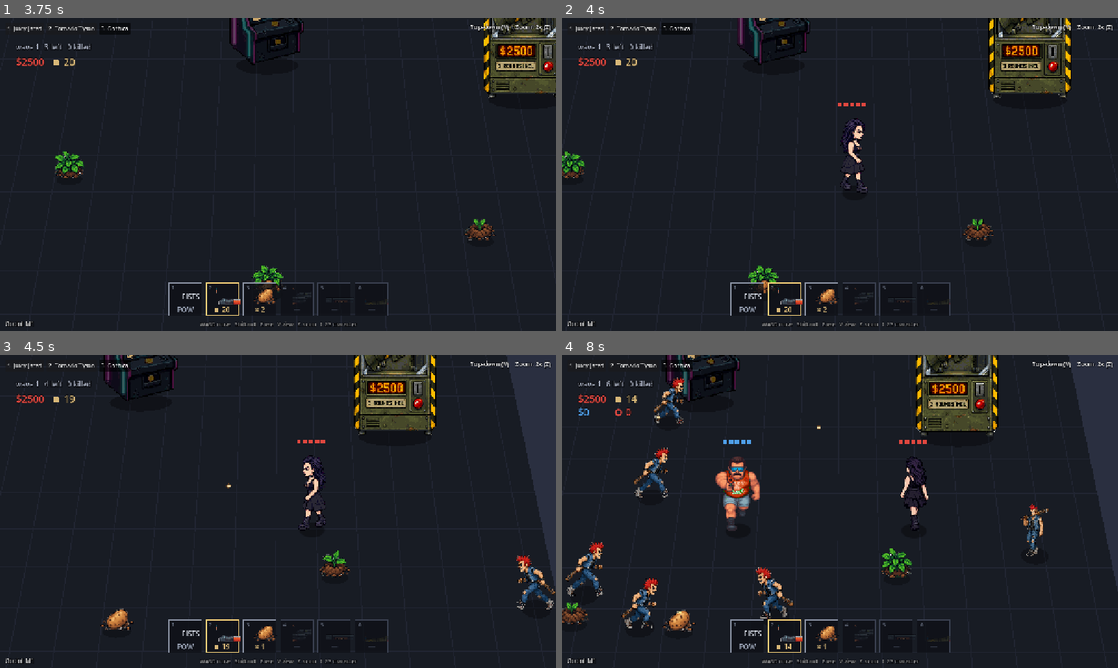
Above: before the commit, frames 1-4 (two rows, left to right).
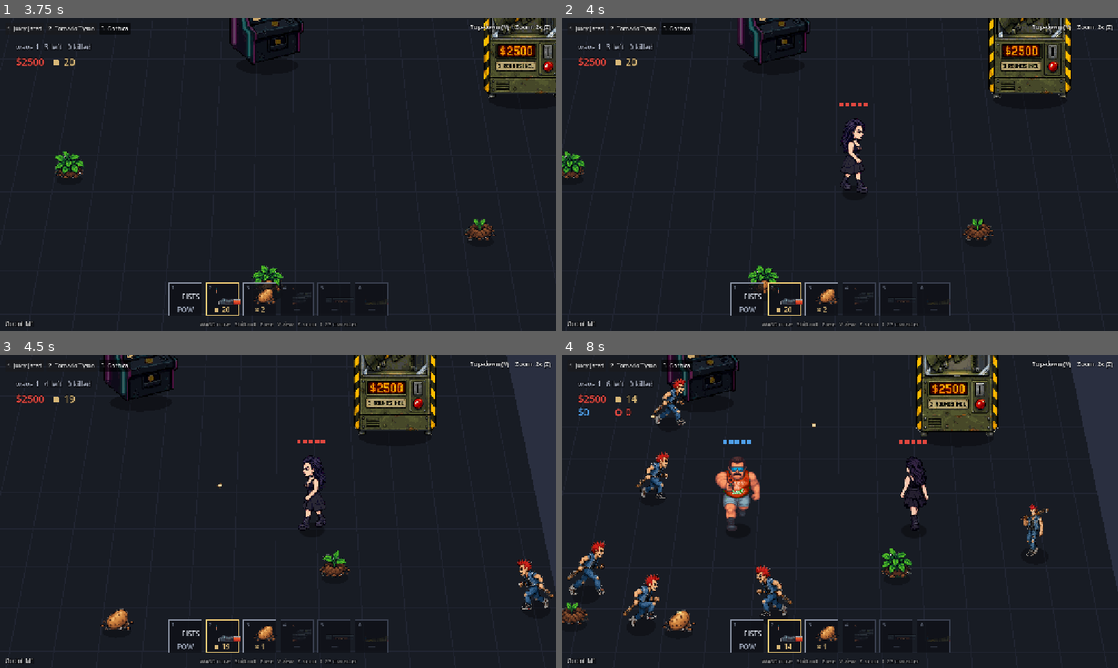
Above: after the commit, the same moments.

Repository: eflare17/Smashed-tv
Game: Godot game, scene res://test/combat/carry_test.tscn
Two runs of this game, one before a commit and one after it. Both use one fixed random seed, a clock stepped at 60 frames per second and the inputs below. This scene is started directly instead of the project's main scene.
Inputs (mouse positions are in pixels of both pictures, inside the frame that each line leads up to):
- Up to frame 1 (3.75 s): click "Start (Enter)" at 0.5 s; click "1 Juicy Jared" at 1.25 s; click "2 Tornado Tyson" at 2 s; click "3 Gothica" at 2.75 s; tap Enter (start_run) at 3.5 s; move the mouse to (400, 158) at 3.52 s; hold D (move_right) from 3.53 s (still down); hold Shift (roll) from 3.53 s (still down); click (400, 158) at 3.67 s
- Up to frame 2 (4 s): keep holding D (move_right); keep holding Shift (roll); tap Space at 3.77 s; tap Enter (start_run) at 3.8 s
- Up to frame 3 (4.5 s): release D (move_right) at 4.25 s; release Shift (roll) at 4.25 s; drag from (166, 527) to (250, 574) at 4.27 s
- Up to frame 4 (8 s): move the mouse to (895, 442) at 5.02 s; hold D (move_right) 5.03-5.75 s; hold Ctrl 5.03-5.75 s; tap Keypad Enter at 5.3 s; drag from (812, 574) to (673, 464) at 5.77 s; move the mouse to (1006, 558) at 6.52 s; hold A (move_left) 6.53-7.25 s; hold P (add_player) 6.53-7.25 s; tap Space at 6.77 s; tap Enter (start_run) at 6.8 s; drag from (673, 464) to (756, 433) at 7.27 s

Frame 1 is identical in both runs. In frame 2, less than 0.1% of the frame differs, in the area x 49-55%, y 27-29%; in frame 3, 0.6%; in frame 4, 3.1%, in the area x 0-87%, y 0-88%.
Error in both runs: Invalid access to property or key 'x' on a base object of type 'Nil'. (res://test/combat/carry_test.gd:47)

Commit message:
Fighting: review fixes - first-person look in a run (arrows, right stick), the pose no longer flickers with a weapon sheet, player 2 animates and is sucked into the bonus room, top-down during the secret, views draw after the sim step, character changes reach the sim, start of a run clears a wind-up, player 2's roll keys safe on the web, debug keys only with ?fight=keys
Co-Authored-By: Claude Opus 5.5 <noreply@anthropic.com>
Claude-Session: https://claude.ai/code/session_01Ly2D1peU8QYdXb4hDvitVZ

Diff:
--- a/godot/scripts/combat/fight.gd
+++ b/godot/scripts/combat/fight.gd
@@ -57,9 +57,9 @@
 var _hp_seen := 5.0
 var _last_spin := false
 var _log_t := 0.0
-var _secret_scale := 1.0
-var _secret_hidden := false
-var _secret_tumble := false
+var _sec_state: Dictionary = {}        # player id -> [scale, hidden, tumble] in the bonus room's cinematics
+var _sectors: Dictionary = {}          # player id -> the picture's last sector (kept over the sheet swap)
+var _view_before := -1
 var _secret_beat := ""
 var _zoom_before := -1
 
@@ -106,6 +106,8 @@
 	var bview := BonusView.new()
 	bview.sim = sim
 	add_child(bview)
+	for v in [room, view, eview, bview]:
+		v.process_priority = 60          # after the sim's step this frame, before the camera (100)
 	hud = FightHud.new()
 	hud.fight = self
 	add_child(hud)
@@ -402,7 +404,7 @@
 		get_viewport().set_input_as_handled()
 	if sim.started and event.is_action_pressed("roll") and not event.is_echo():
 		_roll_tap = true
-	if debug.has("keys") or OS.is_debug_build():
+	if debug.has("keys"):
 		if event is InputEventKey and event.pressed and not event.echo:
 			match event.physical_keycode:
 				KEY_G:
@@ -557,7 +559,8 @@
 	if Input.is_physical_key_pressed(KEY_UP): my -= 1.0
 	if Input.is_physical_key_pressed(KEY_DOWN): my += 1.0
 	inp.shoot = Input.is_physical_key_pressed(KEY_SPACE)
-	inp.roll = Input.is_physical_key_pressed(KEY_CTRL)
+	inp.roll = Input.is_physical_key_pressed(KEY_KP_0) or Input.is_physical_key_pressed(KEY_SLASH) \
+		or (Input.is_physical_key_pressed(KEY_CTRL) and not OS.has_feature("web"))
 	var pads := Input.get_connected_joypads()
 	if pads.size() > 1:
 		var d: int = pads[1]
@@ -617,8 +620,21 @@
 	if player == null:
 		return
 	var lobby := not sim.started
+	if not lobby and is_fp() and not sim.over:
+		var dt := minf(delta, 0.05)
+		if p2 == null:
+			if Input.is_physical_key_pressed(KEY_LEFT): player.look_ang -= 2.4 * dt
+			if Input.is_physical_key_pressed(KEY_RIGHT): player.look_ang += 2.4 * dt
+			if Input.is_physical_key_pressed(KEY_UP): player.look_y = maxf(-0.6, player.look_y - 1.6 * dt)
+			if Input.is_physical_key_pressed(KEY_DOWN): player.look_y = minf(0.6, player.look_y + 1.6 * dt)
+		var rs := Player.pad_stick(JOY_AXIS_RIGHT_X, JOY_AXIS_RIGHT_Y)
+		player.look_ang = wrapf(player.look_ang + rs.x * absf(rs.x) * 3.2 * dt, -PI, PI)
+		player.look_y = clampf(player.look_y + rs.y * absf(rs.y) * 1.8 * dt, -0.6, 0.6)
 	if lobby:
 		_sync_from_player()
+	f.ch = player.char_id
+	if p2:
+		f2.ch = p2.char_id
 	var inp := _build_input()
 	_acc += minf(delta, 0.1)
 	var vel0 := Vector2(f.vx, f.vy)
@@ -661,6 +677,8 @@
 			p2.vel = Vector2.ZERO
 			p2.global_position = GameData.world_to_3d(f2.x, f2.y, 0.0)
 			p2.facing = sim.facing_vec(f2)
+			if sim.secret and sim.secret.phase != "done":
+				_sec_state[1] = _secret_place(sim.secret, p2, f2)
 	_drain()
 	if sim.over and Input.mouse_mode == Input.MOUSE_MODE_CAPTURED:
 		Input.mouse_mode = Input.MOUSE_MODE_VISIBLE      # let the pointer go for the game-over screen
@@ -683,12 +701,10 @@
 	player.vel = Vector2.ZERO
 	player.velocity = Vector3.ZERO
 	player.global_position = GameData.world_to_3d(f.x, f.y, 0.0)
-	_secret_scale = 1.0
-	_secret_hidden = false
-	_secret_tumble = false
+	_sec_state.clear()
 	var sec := sim.secret
 	if sec and sec.phase != "done":
-		_secret_place(sec)
+		_sec_state[0] = _secret_place(sec, player, f)
 	player.facing = sim.facing_vec(f)
 	player.moving = f.moving
 	player.odo = f.odo
@@ -742,9 +758,9 @@
 		spr.visible = false
 		return
 	var blink := f.iframe > 0.0 and int(floor(f.iframe * 20.0)) % 2 == 0
-	var sec_on := f.id == 0
-	spr.scale = Vector3.ONE * (_secret_scale if sec_on else 1.0)
-	if _secret_hidden and sec_on:
+	var ss: Array = _sec_state.get(f.id, [1.0, false, false])
+	spr.scale = Vector3.ONE * float(ss[0])
+	if ss[1]:
 		spr.visible = false
 		return
 	var carried := sim.goth != null and sim.goth.carrier == f.id
@@ -757,10 +773,11 @@
 	spr.char_id = skin
 	var fv := sim.facing_vec(f)
 	spr.facing = fv
-	spr.moving = f.moving if sim.started else pl.moving
-	spr.odo = f.odo if sim.started else pl.odo
-	var roll := f.roll if sim.started else pl.roll
-	if f.launch > 0.0 or (_secret_tumble and sec_on):
+	var own := sim.started or f.driven
+	spr.moving = f.moving if own else pl.moving
+	spr.odo = f.odo if own else pl.odo
+	var roll := f.roll if own else pl.roll
+	if f.launch > 0.0 or ss[2]:
 		spr.action = "tumble"
 		spr.odo = Time.get_ticks_msec() / 1000.0 * 120.0
 	elif roll > 0.0:
@@ -769,7 +786,10 @@
 	else:
 		spr.action = ""
 	var cam := get_viewport().get_camera_3d()
+	if _sectors.has(f.id):
+		spr._sector = _sectors[f.id]       # (the Player sets its own sheet back each frame, which forgets it)
 	spr.update_view(cam)
+	_sectors[f.id] = spr._sector
 	if f.launch > 0.0 or roll > 0.0:
 		return
 	# weapon actions (drawJared's checks, weapons 11.1)
@@ -806,41 +826,43 @@
 
 # The bonus room's cinematics (gore_loot 14.5): dragged feet first into the cabinet and shrinking into it, then
 # tumbling in from the bottom of the room, and back out of the machine at the end.
-func _secret_place(sec: FT.Secret) -> void:
+func _secret_place(sec: FT.Secret, pl: Player, ff: FT.Fighter) -> Array:
 	var t := sec.t
-	var side := -1.0
+	var side := -1.0 if ff.id == 0 else 1.0
 	var hx := sim.slot.x
 	var hy := sim.slot.y + 4.0
+	var scale := 1.0
+	var hidden := false
+	var tumble := false
 	match sec.phase:
 		"intro":
-			var o: Vector2 = sec.origins[0] if not sec.origins.is_empty() else Vector2(f.x, f.y)
+			var o: Vector2 = sec.origins[ff.id] if ff.id < sec.origins.size() else Vector2(ff.x, ff.y)
 			if t < 1.5:
-				player.global_position = GameData.world_to_3d(o.x, o.y, 0.0)
+				pl.global_position = GameData.world_to_3d(o.x, o.y, 0.0)
 			elif t < 4.15:
 				var k := minf(1.0, (t - 1.5) / 2.1)
 				k = k * k * (3.0 - 2.0 * k)
 				var at := o.lerp(Vector2(hx + side * 11.0, hy + 12.0), k)
 				at.x += sin(t * 30.0) * 2.0 * k
-				player.global_position = GameData.world_to_3d(at.x, at.y, 0.0)
-				_secret_scale = 1.0 - 0.18 * k
-				_secret_tumble = k > 0.3
+				pl.global_position = GameData.world_to_3d(at.x, at.y, 0.0)
+				scale = 1.0 - 0.18 * k
+				tumble = k > 0.3
 			elif t < 4.43:
 				var k2 := (t - 4.15) / 0.28
-				player.global_position = GameData.world_to_3d(hx + side * 11.0, hy + 12.0, 0.0)
-				_secret_scale = 0.82 * (1.0 - k2)
-				_secret_tumble = true
+				pl.global_position = GameData.world_to_3d(hx + side * 11.0, hy + 12.0, 0.0)
+				scale = 0.82 * (1.0 - k2)
+				tumble = true
 			else:
-				_secret_hidden = true
+				hidden = true
 		"landing", "return":
 			var dur := 0.85 if sec.phase == "landing" else 1.15
 			var k3 := minf(1.0, t / dur)
 			k3 = 1.0 - (1.0 - k3) * (1.0 - k3)
 			var from := Vector2(430, 505) if sec.phase == "landing" else Vector2(hx, hy)
-			var at2 := from.lerp(Vector2(f.x, f.y), k3)
-			player.global_position = GameData.world_to_3d(at2.x, at2.y, 45.0 * 4.0 * k3 * (1.0 - k3))
-			_secret_tumble = k3 < 1.0
-		"payout":
-			pass
+			var at2 := from.lerp(Vector2(ff.x, ff.y), k3)
+			pl.global_position = GameData.world_to_3d(at2.x, at2.y, 45.0 * 4.0 * k3 * (1.0 - k3))
+			tumble = k3 < 1.0
+	return [scale, hidden, tumble]
 
 func _secret_frame() -> void:
 	var sec := sim.secret
@@ -859,6 +881,17 @@
 				Sfx.play("s_landing")
 			"payout":
 				Sfx.play("s_payout")
+	var on := sec != null and sec.phase != "done"
+	if rig:
+		if on and _view_before < 0:
+			_view_before = rig.mode
+			rig.set_mode(CameraRig.Mode.TOP_DOWN)
+		elif not on and _view_before >= 0:
+			rig.set_mode(_view_before)
+			_view_before = -1
+	var mh = main.get("hud") if main else null
+	if mh and mh.get("_picker") is Control:
+		mh._picker.visible = not on
 	# the camera shows the whole room inside the machine
 	var inside := sec != null and sec.room
 	if rig:
--- a/godot/scripts/combat/fight_sim.gd
+++ b/godot/scripts/combat/fight_sim.gd
@@ -822,6 +822,13 @@
 		p.iframe = 0.0
 		p.spin = 0.0
 		p.weapon = "spud"
+		p.charging = false
+		p.charge = 0.0
+		p.aim_on = false
+		p.punch = 0.0
+		p.throw = 0.0
+		p.pickup = 0.0
+		p.dump = 0.0
 		p.blasters = 0
 		p.ammo = maxi(p.ammo, int(tv("spudPellets", 10) * tv("spudStart", 0)))
 		p.reload = 0.0
@@ -1130,6 +1137,9 @@
 				p.vy -= p.vy / sp * drop
 	else:
 		# the lobby: rolling or thrown, no shooting (the Player node runs the roll)
+		if p.launch > 0.0:
+			p.launch = maxf(0.0, p.launch - dt)
+			return
 		if p.roll > 0.0:
 			return
 		if p.moving:
Not shown, changed: godot/integration/fighting.md
